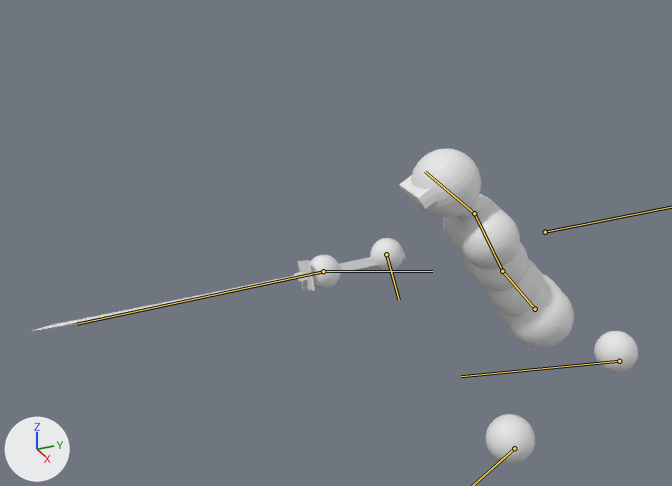
The glTF model assets/models/simple_combat_char.glb: old version first, new version second.
The view is the same before and after, from a 50 mm camera at (2.69, -7.06, 2.38) aimed at (-0.15, -5.78, 0.96). Arrows for +X, +Y and +Z are at lower left; the lights stay in place. The picture after the commit comes second. Both versions are drawn at frame 28 of the action 'Sample_attack'; the numbers are the values there. The bones that change are drawn over the model as lines.

The first picture shows 'Body', 'Sword'.
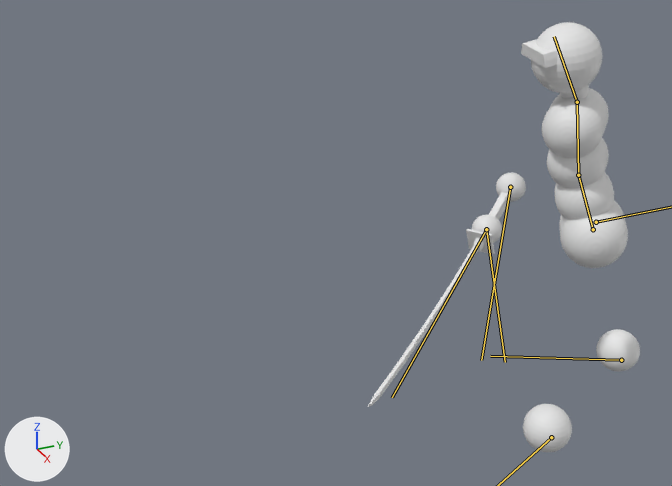
Boxes (x1, y1, x2, y2) around the edits, measured in the pictures (672 x 486 px):
'Body', posed (49% narrower, 36% taller)
    before: (310, 149, 638, 464)
    after: (472, 22, 640, 452)
'Sword', posed
    before: (32, 251, 406, 331)
    after: (368, 192, 510, 407)
bone 'Lower back', root to tip
    before: (535, 309) to (502, 271)
    after: (593, 229) to (578, 175)
bone 'Upper back', root to tip
    before: (502, 271) to (474, 213)
    after: (578, 175) to (577, 102)
bone 'Head', root to tip
    before: (474, 213) to (425, 171)
    after: (577, 102) to (554, 36)
bone 'Hand.L', root to tip
    before: (386, 254) to (399, 300)
    after: (510, 187) to (481, 360)
bone 'Hand.R', root to tip
    before: (323, 271) to (432, 271)
    after: (486, 229) to (505, 362)
bone 'Foot.R', root to tip
    before: (619, 361) to (461, 376)
    after: (621, 360) to (490, 356)
bone 'Sword attachment', root to tip
    before: (323, 271) to (76, 324)
    after: (486, 229) to (392, 397)

The change in detail:
Bone 'Root bone' (bone_root_bone) moves from (0.0, -4.981, 0.0) to (0.0, -4.735, 0.0).
Bone 'Lower back' (bone_lower_back) moves from (0.002, -0.335, -0.042) to (0.002, -0.03, -0.012).
Bone 'Lower back' (bone_lower_back) turns from (-34, -13, -1) to (-12, -35, -4) degrees about its own x, y and z.
Bone 'Upper back' (bone_upper_back) turns from (-2, 4, 2) to (-2, -10, 0) degrees about its own x, y and z.
Bone 'Head' (bone_head) turns from (5, 6, 6) to (14, 31, 26) degrees about its own x, y and z.
Bone 'Hand.L' (bone_hand_l) moves from (-0.452, -0.766, -0.646) to (-0.394, -1.032, -0.181).
Bone 'Hand.L' (bone_hand_l) turns from (-24, 7, -22) to (-3, -30, 96) degrees about its own x, y and z.
Bone 'Foot.L' (bone_foot_l) moves from (0.059, 0.149, -0.045) to (0.081, 0.204, -0.071).
Bone 'Hand.R' (bone_hand_r) moves from (-0.471, -0.685, 0.898) to (-0.499, -0.551, 0.374).
Bone 'Hand.R' (bone_hand_r) turns from (1, 1, -155) to (-23, -35, 91) degrees about its own x, y and z.
Bone 'Foot.R' (bone_foot_r) moves from (0.218, -0.538, 0.323) to (0.136, -0.342, 0.229).
Bone 'Foot.R' (bone_foot_r) turns from (31, 12, 5) to (50, 17, 11) degrees about its own x, y and z.
Bone 'Sword attachment' (bone_sword_attachment) moves from (0.685, 0.898, 0.47) to (0.551, 0.374, 0.499).
Bone 'Sword attachment' (bone_sword_attachment) turns from (-1, -155, 1) to (91, 67, 56) degrees about its own x, y and z.
